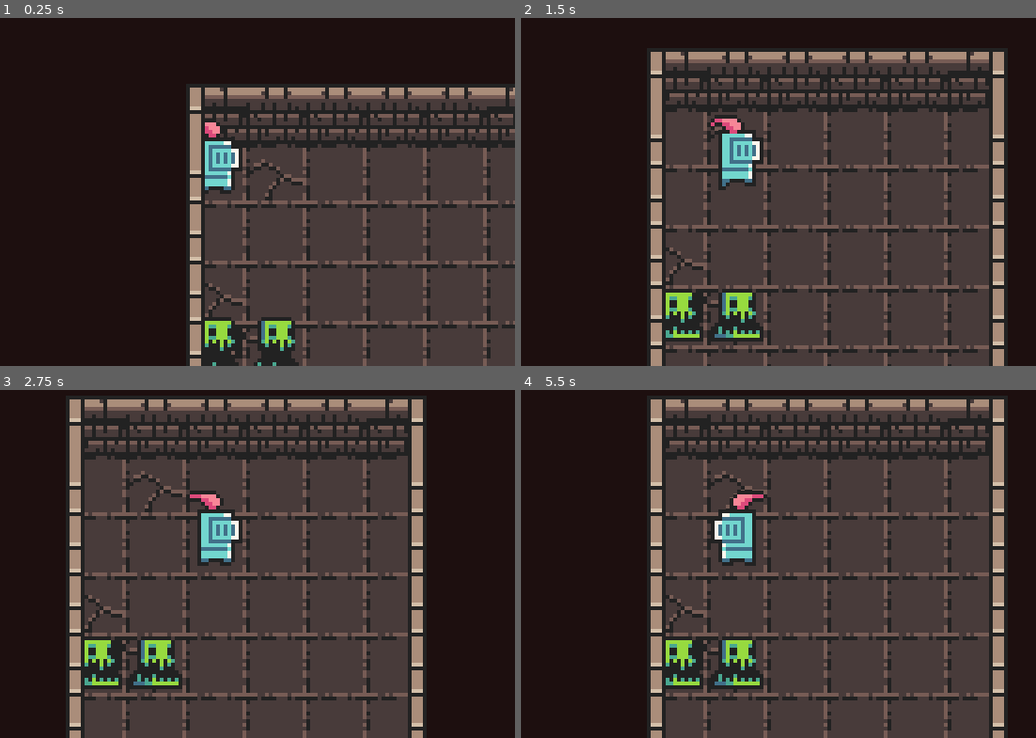
Above: before the commit, frames 1-4 (two rows, left to right).
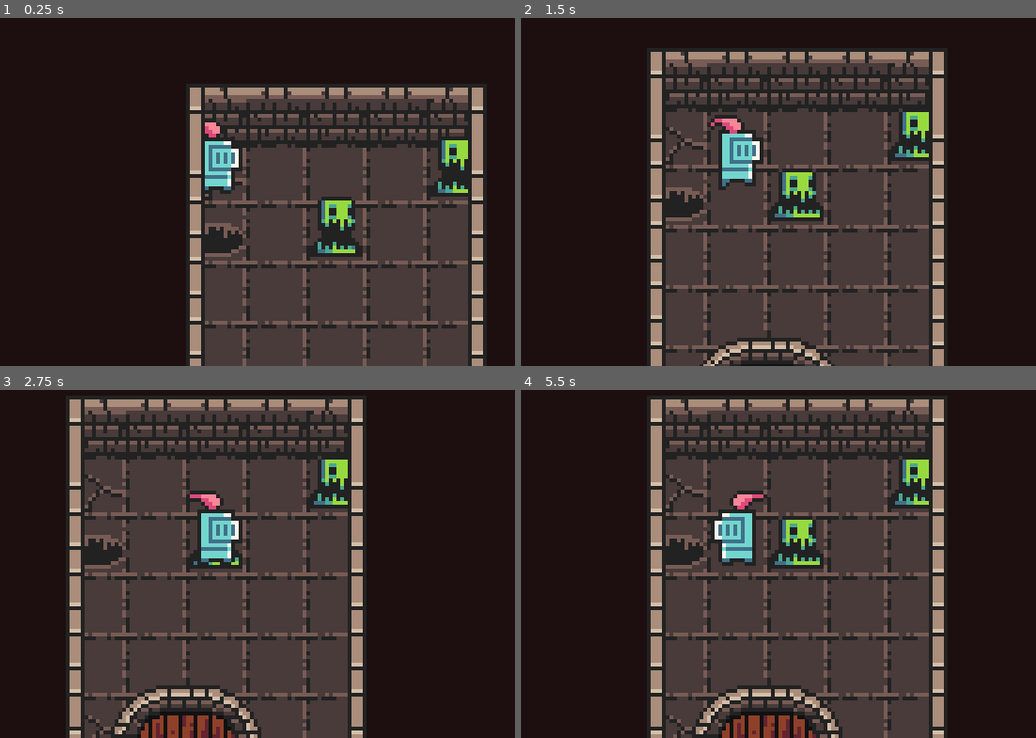
Above: after the commit, the same moments.

Repository: OliJeffery/Seven-Day-Roguelike
Game: Godot game, scene res://World.tscn
The game is run twice, just before and just after one commit, with the same random seed, the same clock (stepped at 60 frames per second) and the same inputs.
Inputs:
- Up to frame 1 (0.25 s): no input
- Up to frame 2 (1.5 s): hold D (ui_right) 0.53-1.28 s; hold S (ui_down) from 1.28 s (still down)
- Up to frame 3 (2.75 s): tap Enter at 2 s; release S (ui_down) at 2.03 s; hold D (ui_right) from 2.03 s (still down)
- Up to frame 4 (5.5 s): tap Space at 2.75 s; release D (ui_right) at 2.78 s; hold W (ui_up) 2.78-3.53 s; hold A (ui_left) 3.53-5.03 s; hold S (ui_down) from 5.03 s (still down)

The runs differ from the first frame. In frame 1, 12% of the frame differs, in the area x 39-100%, y 20-100%; in frame 2, 18%; in frame 3, 20%; in frame 4, 21%, in the area x 25-94%, y 2-100%.

Commit message:
Added pit and collision

Diff:
--- /dev/null
+++ b/Door.tscn
@@ -0,0 +1,10 @@
+[gd_scene load_steps=2 format=2]
+
+[ext_resource path="res://assets/Door.png" type="Texture" id=1]
+
+[node name="Node2D" type="Node2D"]
+
+[node name="StaticBody2D" type="StaticBody2D" parent="."]
+
+[node name="Sprite" type="Sprite" parent="StaticBody2D"]
+texture = ExtResource( 1 )
--- a/Knight.gd
+++ b/Knight.gd
@@ -12,6 +12,7 @@
 var room_area = Vector2()
 var initial_position = Vector2()
 var sprite
+var final_position = Vector2()
 
 func _ready():
 	player = get_node(".")
@@ -89,3 +90,6 @@
 		# Sets the position exactly to stop miscalculations due to delta
 		player.global_position = destination
 		walking = false
+		final_position.x = ceil(player.global_position.x)
+		final_position.y = player.global_position.y + 9
+		print('Final destination ', final_position)
--- /dev/null
+++ b/PIt.tscn
@@ -0,0 +1,8 @@
+[gd_scene load_steps=2 format=2]
+
+[ext_resource path="res://assets/Pit.png" type="Texture" id=1]
+
+[node name="Node2D" type="Node2D"]
+
+[node name="Sprite" type="Sprite" parent="."]
+texture = ExtResource( 1 )
--- a/RoomGenerator.gd
+++ b/RoomGenerator.gd
@@ -8,7 +8,10 @@
 var area
 var rng = RandomNumberGenerator.new()
 var slime = load("res://slime.tscn")
+var door = load("res://door.tscn").instance()
+var pit = load("res://pit.tscn").instance()
 var grid_size
+var positions = {}
 
 func _ready():
 	rng.randomize()
@@ -16,15 +19,28 @@
 	area = room.width * room.height
 	number_of_monsters = floor(area * monster_ratio)
 	spawn_monsters()
+	spawn_door()
+	spawn_pit()
 
 func spawn_monsters():
 	for i in range(number_of_monsters):
+		var slime_instance = slime.instance()
 		var spawn = Vector2()
 		spawn.x = (rng.randi_range(1,room.width)*grid_size)-(grid_size/2);
 		spawn.y = (rng.randi_range(1,room.height)*grid_size)-(grid_size/2) - 2;
-
-		print("Spawning monster")
-		print(spawn)
-		var slime_instance = slime.instance()
 		slime_instance.global_position = spawn
 		add_child(slime_instance)
+
+func spawn_door():
+	door.z_index = 2
+	door.global_position = Vector2(room.width/2*grid_size, room.height*grid_size-2)
+	add_child(door)
+
+func spawn_pit():
+	var spawn = Vector2()
+	spawn.x = (rng.randi_range(1,room.width)*grid_size)-(grid_size/2);
+	spawn.y = (rng.randi_range(1,room.height)*grid_size)-(grid_size/2);
+	positions['pit'] = spawn
+	pit.global_position = spawn
+	print('Spawning pit at ', positions['pit'])
+	add_child(pit)
--- a/TileMap.gd
+++ b/TileMap.gd
@@ -45,8 +45,8 @@
 	if parent.width != null:
 		width = parent.width
 	else:
-		width = rng.randi_range(2, 10)
+		width = rng.randi_range(4, 10)
 	if parent.height != null:
 		height = parent.height
 	else:
-		height = rng.randi_range(2,10)
+		height = rng.randi_range(4,10)
--- a/World.gd
+++ b/World.gd
@@ -1,26 +1,30 @@
 extends Node2D
 
-var room = load("res://RoomGenerator.tscn")
+var oubliette = load("res://RoomGenerator.tscn").instance()
 var player = load("res://player_knight.tscn").instance()
 var grid_size = 16
+var player_body
 
 func _ready():
 
-	var starting_room = room.instance()
-	starting_room.set_name("starting_room")
-	starting_room.grid_size = grid_size
-	starting_room.width=6
-	starting_room.height=6
-	add_child(starting_room)
+	oubliette.set_name("starting_room")
+	oubliette.grid_size = grid_size
+	#oubliette.width=6
+	#oubliette.height=6
+	add_child(oubliette)
 
-	var tilemap = starting_room.get_node('Floor')
+	var tilemap = oubliette.get_node('Floor')
 	var room_height = tilemap.height * grid_size
 	var room_width = tilemap.width * grid_size
 	var room_area = Vector2(room_width, room_height)
 
 
-	var player_body = player.get_node('Player')
+	player_body = player.get_node('Player')
 	player_body.grid_size = grid_size
 	player_body.room_area = room_area
 	player_body.initial_position = Vector2(7.5,-1)
 	add_child(player)
+
+func _process(delta):
+	if player_body.final_position == oubliette.positions['pit']:
+		print('Fell in pit')
Binary file changed: assets/Corner.png
Binary file added: assets/Door.png
Not shown, added: assets/Door.png.import
Binary file added: assets/Pit.png
Not shown, added: assets/Pit.png.import
